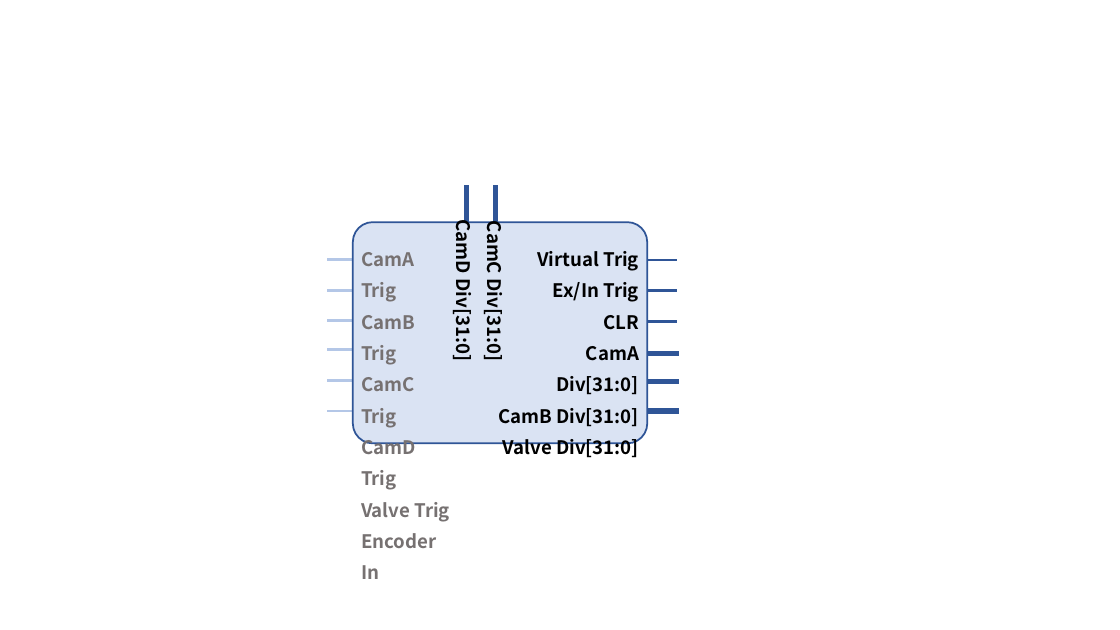
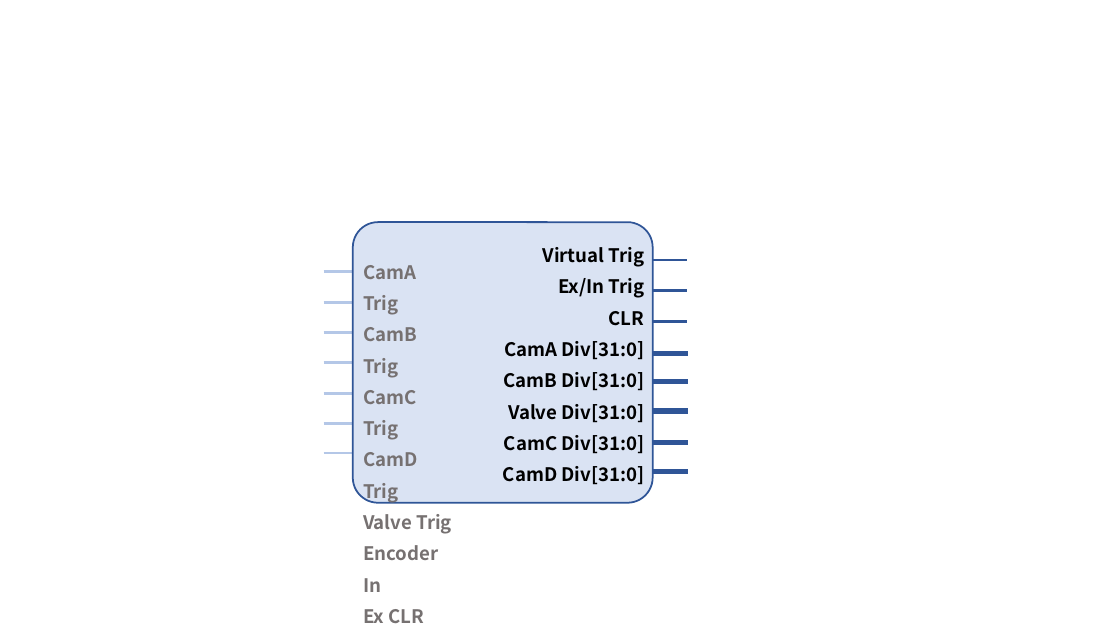
Before and after one commit to NanjingForestryUniversity/lowermachine, a slide deck: slide 2 of doc/pl_reference_mannual.assets/blocks.pptx. Drawn at 1120x630 pixels with LibreOffice and Linux fonts; fonts in the diff are those of the drawing. Boxes give left, top, right and bottom in pixels: in the first picture for what was removed or moved away, otherwise in the second. Text is boxed around its words. In the diff, an @@ line names an element or a change of style, - is before the commit and + after.

```diff
--- a/doc/pl_reference_mannual.assets/blocks.pptx
+++ b/doc/pl_reference_mannual.assets/blocks.pptx
@@ line removed from (466, 227) to (466, 187) @@
@@ line removed from (496, 227) to (496, 187) @@
@@ rounded rectangle resized from (x1=353, y1=222, x2=648, y2=443) to (x1=353, y1=222, x2=653, y2=502) @@
@@ text removed at (x1=451, y1=225, x2=509, y2=359) @@
-CamC Div[31:0]
-CamD Div[31:0]
@@ text "CamA Trig" moved from (x1=361, y1=315, x2=450, y2=579) to (x1=363, y1=265, x2=452, y2=623) @@
@@ 6 lines moved together from (x1=631, y1=260, x2=676, y2=411) to (x1=640, y1=260, x2=686, y2=411) @@
@@ line moved from (328, 320) - (367, 320) to (323, 333) - (363, 333) @@
@@ 5 lines moved together from (x1=328, y1=260, x2=372, y2=411) to (x1=323, y1=271, x2=369, y2=423) @@
@@ text at (x1=503, y1=435, x2=645, y2=485): paragraphs added @@
+CamC Div[31:0]
+CamD Div[31:0]
@@ line added from (640, 443) to (686, 443), #2F5597 4.5 pt @@
@@ line added from (323, 453) to (363, 453), #B4C7E7 2.25 pt @@
@@ line added from (640, 471) to (686, 471), #2F5597 4.5 pt @@
@@ text at (x1=363, y1=609, x2=424, y2=623): paragraph added @@
+Ex CLR
```
Also in this commit, not shown: 17 other files.
